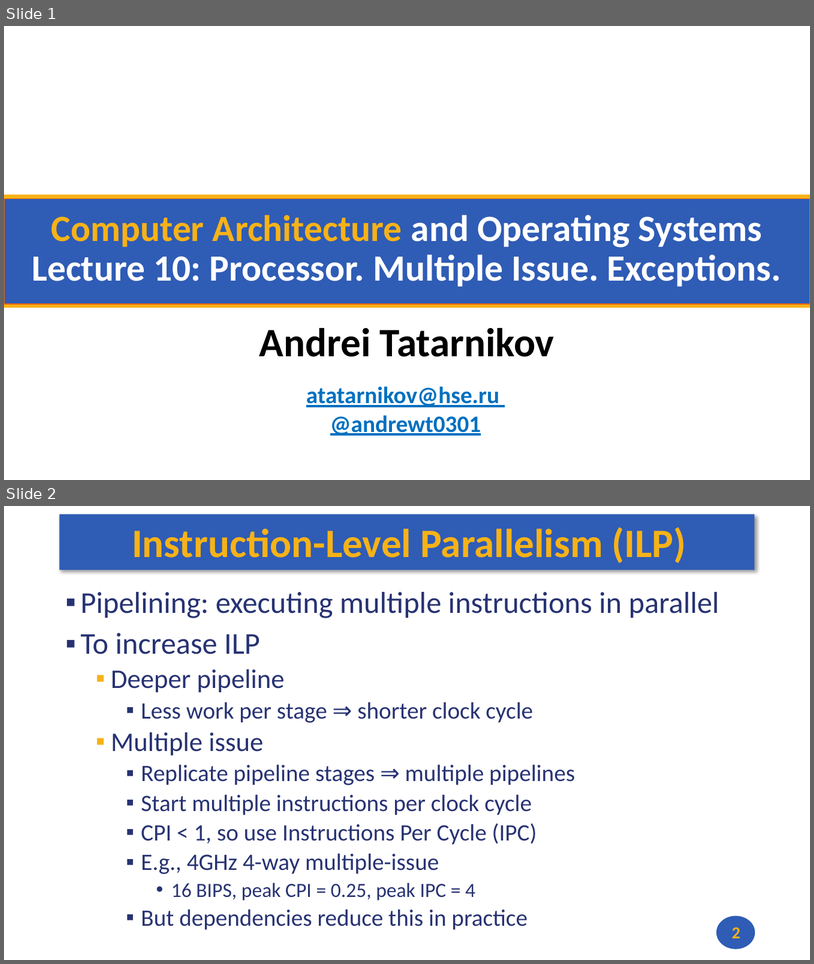
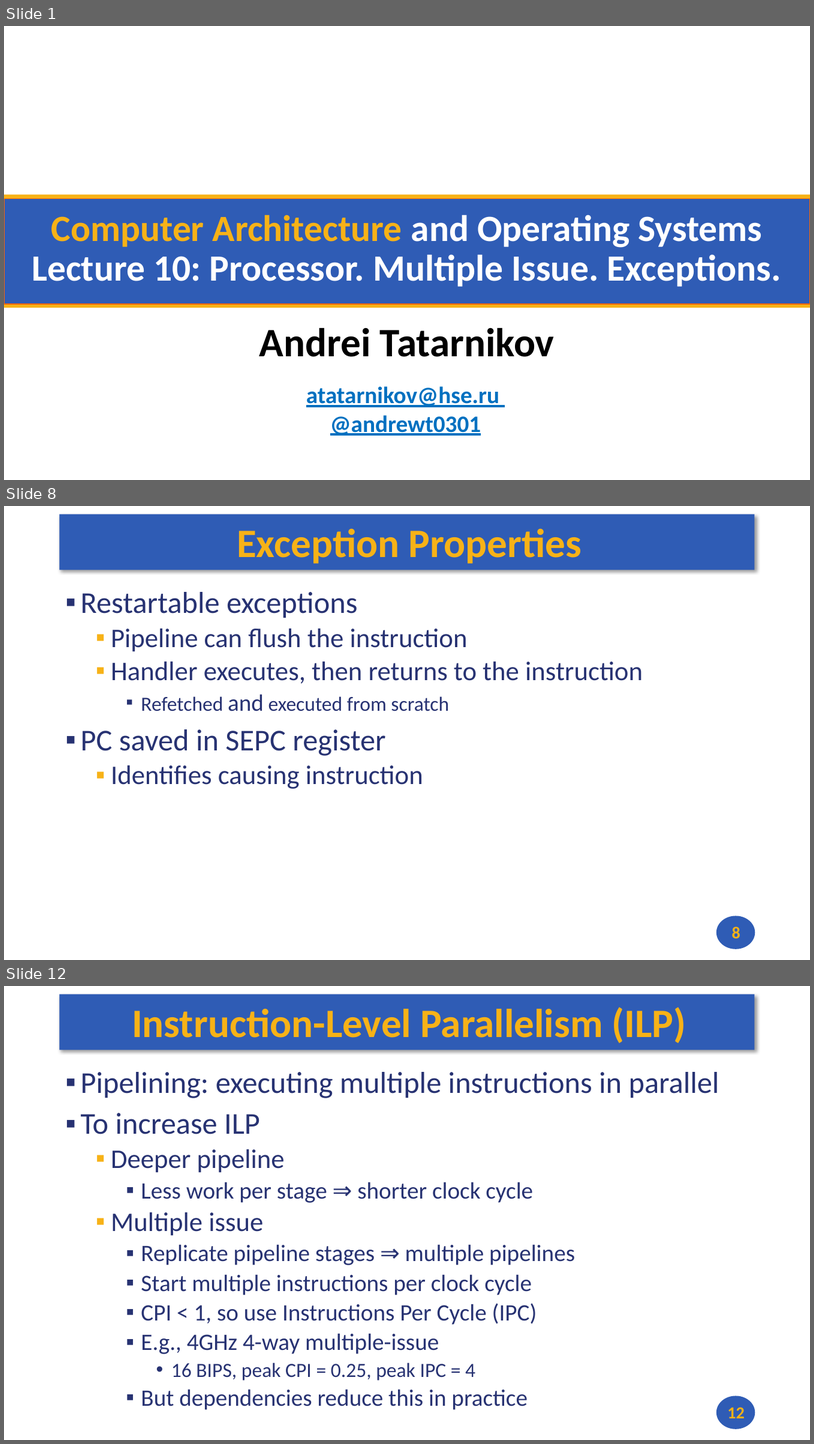
Before and after one commit to andrewt0301/hse-acos-course, a slide deck: docs/part1ca/10_Exceptions/CA_Lecture_10.pptx. Shown one above the other, each under a label of ours: slides 1 and 2 before the commit, slides 1, 8 and 12 after it; the slides between them are not shown. The pictures are 814x964 and 814x1444 pixels, drawn with LibreOffice and Linux fonts; fonts in the diff are those of the drawing; background and template pictures are left out. Boxes give left, top, right and bottom in pixels: in the first picture for what was removed or moved away, otherwise in the second. Text is boxed around its words. In the diff, an @@ line names an element or a change of style, - is before the commit and + after.

```diff
--- a/docs/part1ca/10_Exceptions/CA_Lecture_10.pptx
+++ b/docs/part1ca/10_Exceptions/CA_Lecture_10.pptx
@@ slide 8 added at (x1=4, y1=506, x2=810, y2=960), background #FFFFFF; not listed: 2 template elements that a slide beside it also shows @@
@@ title added at (x1=237, y1=528, x2=582, y2=564), 48 pt, text #F7B217, bold @@
+Exception Properties
@@ text added at (x1=81, y1=592, x2=643, y2=789), 32 pt, text #273272 @@
+▪ Restartable exceptions
+  ▪ Pipeline can flush the instruction
+  ▪ Handler executes, then returns to the instruction
+    ▪ Refetched and executed from scratch
+▪ PC saved in SEPC register
+  ▪ Identifies causing instruction
@@ page number added at (x1=732, y1=926, x2=741, y2=938), 20 pt, text #F7B217, bold @@
+8
@@ what was slide 2 is now slide 12 @@
@@ page number at (x1=728, y1=1407, x2=744, y2=1418): text changed @@
-2
+12
```
Also in this commit, not shown: 9 other slides added, 2 other files.
